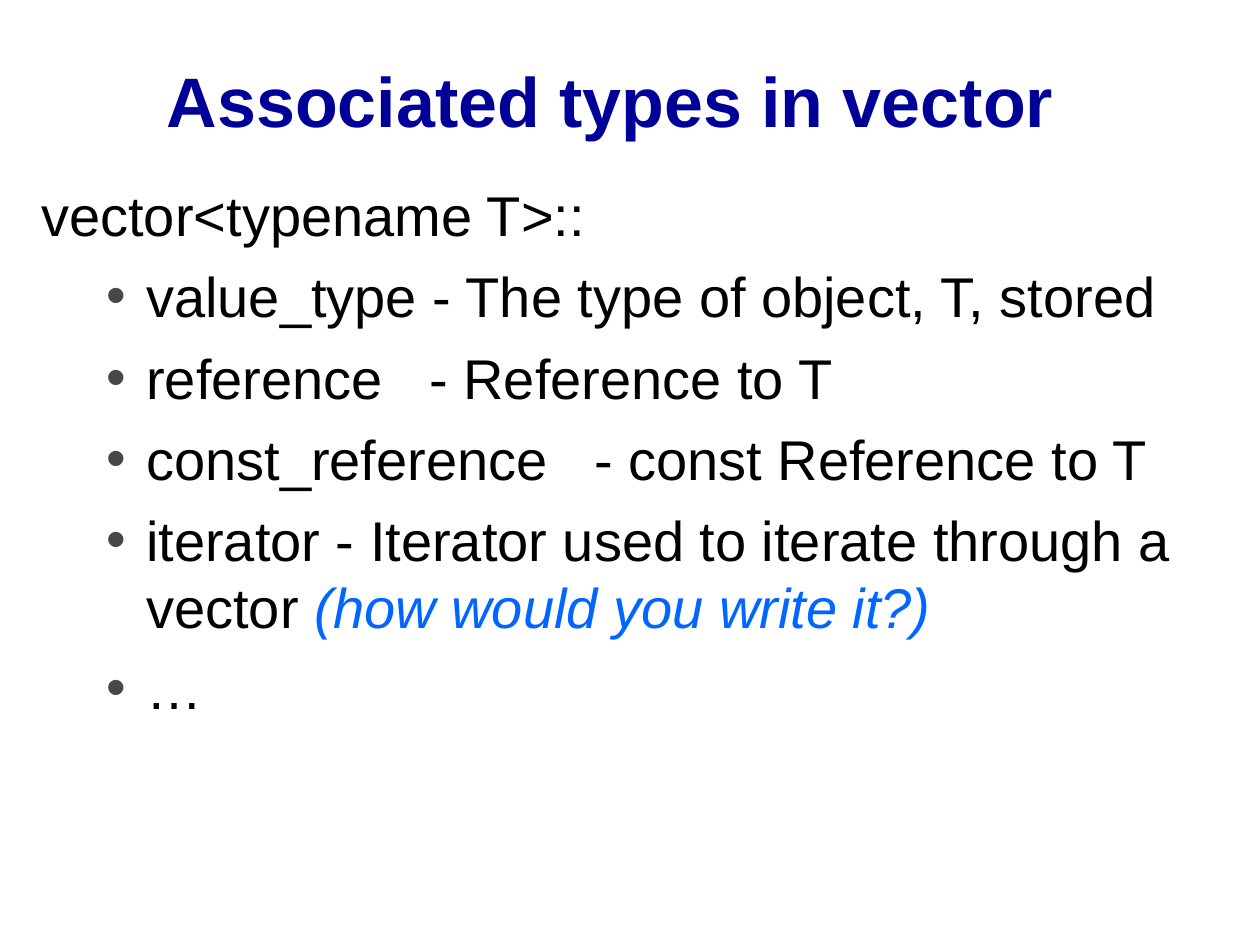
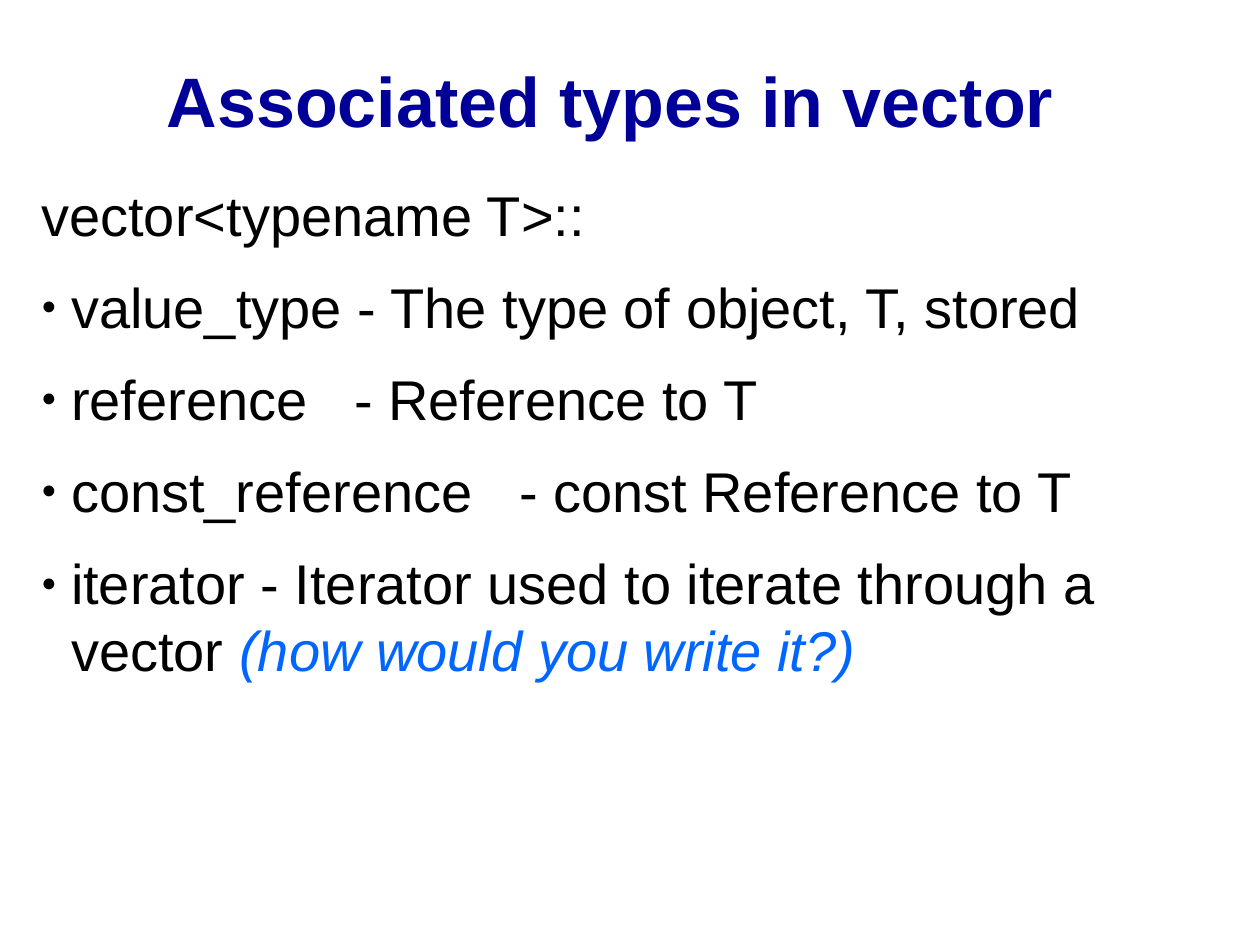
Before and after one commit to cpp-at-ariel/cpp-5780, a slide deck: slide 20 of 10-stl-containers/slides-containers.odp (slide 17 before the commit). Drawn at 1260x945 pixels with LibreOffice and Linux fonts; fonts in the diff are those of the drawing. Boxes give left, top, right and bottom in pixels: in the first picture for what was removed or moved away, otherwise in the second. Text is boxed around its words. In the diff, an @@ line names an element or a change of style, - is before the commit and + after.

```diff
--- a/10-stl-containers/slides-containers.odp
+++ b/10-stl-containers/slides-containers.odp
@@ text at (41, 197, 1094, 682): paragraph removed @@
-  • …
@@ text at (71, 287, 1094, 682): bullet • to ●; list level 2 to 1 in "value_type - The type of ..."; bullet colour #474747 to #000000; list level 2 to 1 in "reference - Reference to T"; list level 2 to 1 in "const_reference - const Reference to ..."; list level 2 to 1 in "iterator - Iterator used to ..." @@
```
Also in this commit, not shown: 5 other slides changed, 5 slides added, 3 slides removed, 1 other file.
